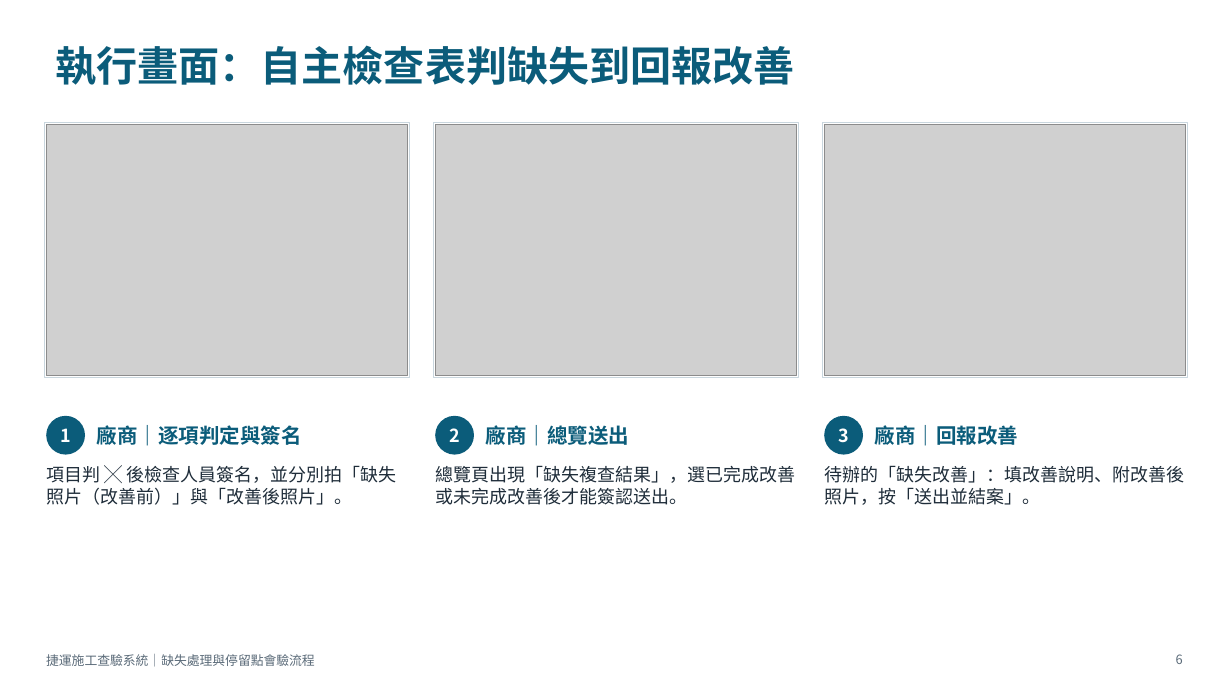
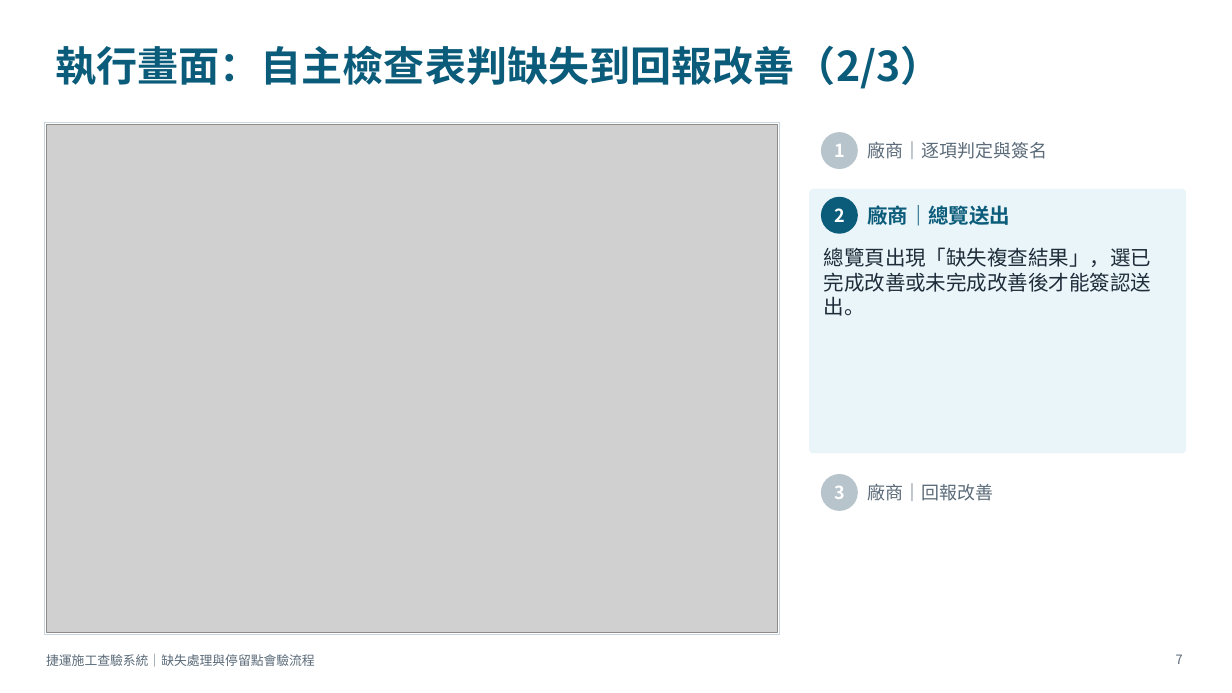
Before and after one commit to brianchou7310/MRT-Construction-QMS, a slide deck: slide 7 of 捷運施工查驗系統_缺失與停留點流程說明.pptx (slide 6 before the commit). Drawn at 1232x693 pixels with LibreOffice and Linux fonts; fonts in the diff are those of the drawing; grey boxes stand for pictures. Boxes give left, top, right and bottom in pixels: in the first picture for what was removed or moved away, otherwise in the second. Text is boxed around its words. In the diff, an @@ line names an element or a change of style, - is before the commit and + after.

```diff
--- a/捷運施工查驗系統_缺失與停留點流程說明.pptx
+++ b/捷運施工查驗系統_缺失與停留點流程說明.pptx
@@ title at (55,45,942,89): text changed @@
-執行畫面：自主檢查表判缺失到回報改善
+執行畫面：自主檢查表判缺失到回報改善（2/3）
@@ rectangle removed at (44,123,409,378) @@
@@ rectangle added at (44,123,779,635), fill #FFFFFF, outline #C9D6DE 0.75 pt @@
@@ picture: place and size @@
-picture at (435,125,797,376)
+picture at (46,125,777,633)
@@ picture removed at (46,125,408,376) @@
@@ rectangle removed at (433,123,799,378) @@
@@ ellipse "1" at (821,132,858,169): fill #0B5C7A to #B8C4CC @@
@@ ellipse "1": place and size @@
-ellipse "1" at (46,416,85,455)
+ellipse "1" at (821,132,858,169)
@@ rectangle removed at (823,123,1188,378) @@
@@ picture removed at (824,125,1186,376) @@
@@ text "廠商｜逐項判定與簽名" at (867,141,1047,159): size 16 to 14 pt, text colour #0B5C7A to #5B6B79, bold off @@
@@ text "廠商｜逐項判定與簽名": place and size @@
-text "廠商｜逐項判定與簽名" at (97,425,302,446)
+text "廠商｜逐項判定與簽名" at (867,141,1047,159)
@@ rounded rectangle added at (810,189,1186,453), fill #EAF5F9, outline #EAF5F9 1 pt @@
@@ ellipse "2": place and size @@
-ellipse "2" at (435,416,474,455)
+ellipse "2" at (821,197,858,234)
@@ text "廠商｜總覽送出": place and size @@
-text "廠商｜總覽送出" at (486,425,629,446)
+text "廠商｜總覽送出" at (867,205,1010,226)
@@ text "總覽頁出現「缺失複查結果」，選已完成改善或未完成改善後才能簽認送出。": place and size @@
-text "總覽頁出現「缺失複查結果」，選已完成改善或未完成改善後才能簽認送出。" at (435,465,795,505)
+text "總覽頁出現「缺失複查結果」，選已完成改善或未完成改善後才能簽認送出。" at (824,247,1151,316)
@@ text "總覽頁出現「缺失複查結果」，選已完成改善或未完成改善後才能簽認送出。" at (824,247,1151,316): size 14 to 16 pt @@
@@ text removed at (46,465,396,505) @@
-項目判 ╳ 後檢查人員簽名，並分別拍「缺失照片（改善前）」與「改善後照片」。
@@ ellipse "3": place and size @@
-ellipse "3" at (824,416,863,455)
+ellipse "3" at (821,474,858,511)
@@ ellipse "3" at (821,474,858,511): fill #0B5C7A to #B8C4CC @@
@@ text removed at (824,465,1184,505) @@
-待辦的「缺失改善」：填改善說明、附改善後照片，按「送出並結案」。
@@ text "廠商｜回報改善": place and size @@
-text "廠商｜回報改善" at (875,425,1018,446)
+text "廠商｜回報改善" at (867,483,993,501)
@@ text "廠商｜回報改善" at (867,483,993,501): size 16 to 14 pt, text colour #0B5C7A to #5B6B79, bold off @@
@@ page number at (1176,654,1183,664): text changed @@
-6
+7
```
Also in this commit, not shown: 6 other slides changed, 11 slides added, 1 slide removed.
